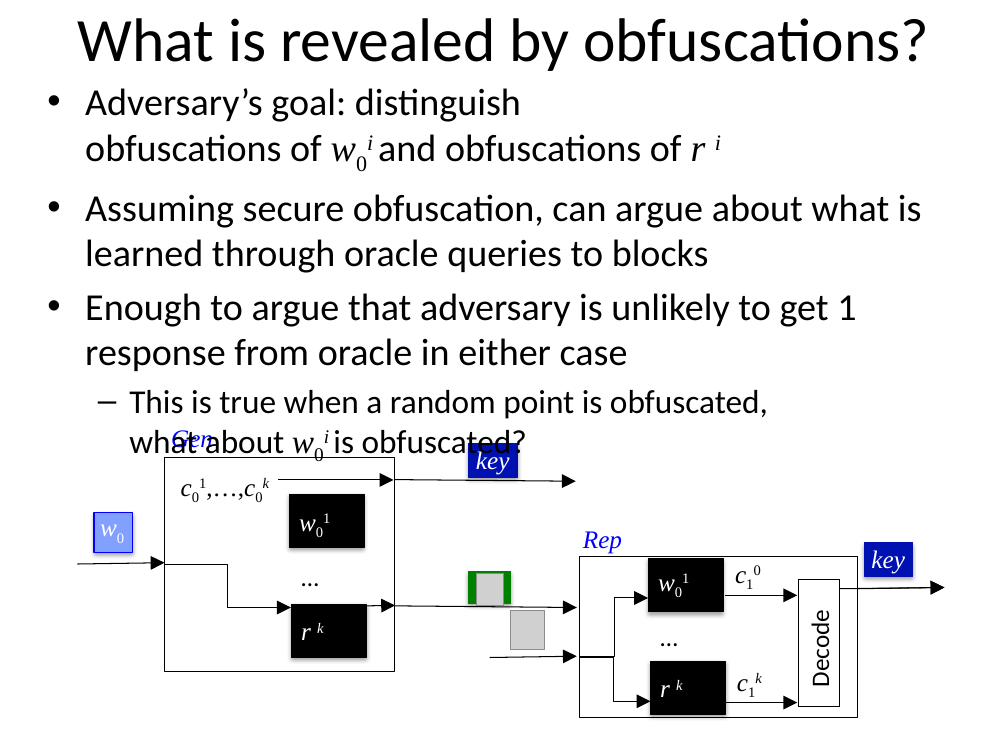
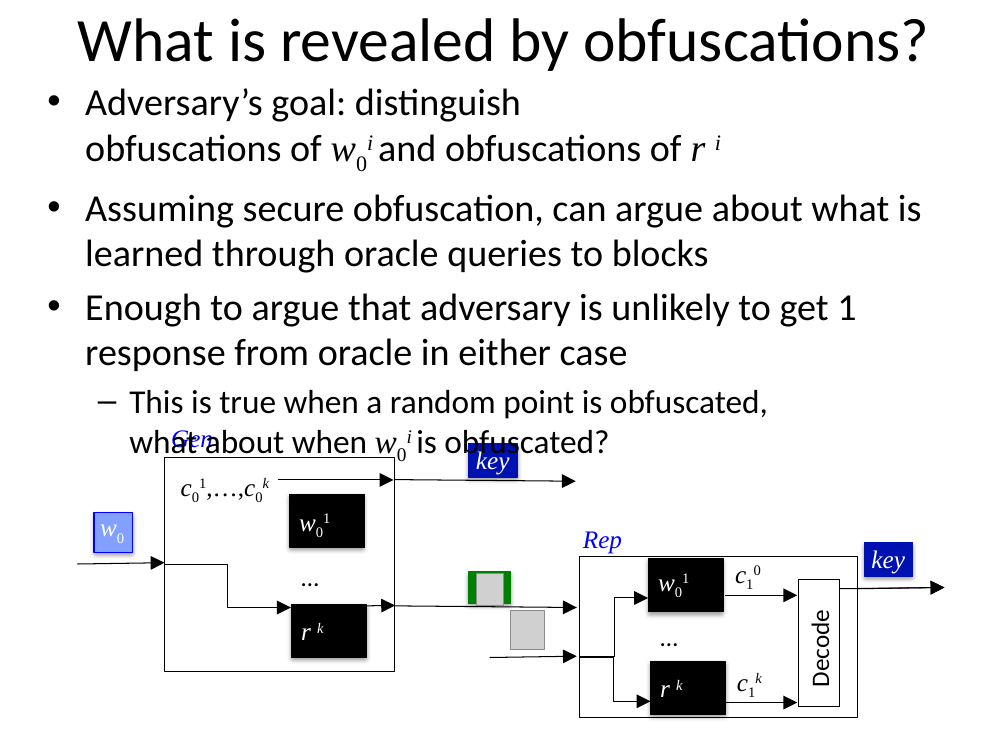
Before and after one commit to xianruimeng/comp-fuzzy-ext, a slide deck: slide 25 of constantRate/KeyDerivationWithNegativeUsable.pptx. Drawn at 1008x756 pixels with LibreOffice and Linux fonts; fonts in the diff are those of the drawing; grey boxes stand for pictures. Boxes give left, top, right and bottom in pixels: in the first picture for what was removed or moved away, otherwise in the second. Text is boxed around its words. In the diff, an @@ line names an element or a change of style, - is before the commit and + after.

```diff
--- a/constantRate/KeyDerivationWithNegativeUsable.pptx
+++ b/constantRate/KeyDerivationWithNegativeUsable.pptx
@@ text at (x1=129, y1=390, x2=768, y2=462): text changed @@
-  – This is true when a random point is obfuscated,
-    what about w0i is obfuscated?
+  – This is true when a random point is obfuscated,
+    what about when w0i is obfuscated?
```
Also in this commit, not shown: 21 other slides changed, 3 slides added.
